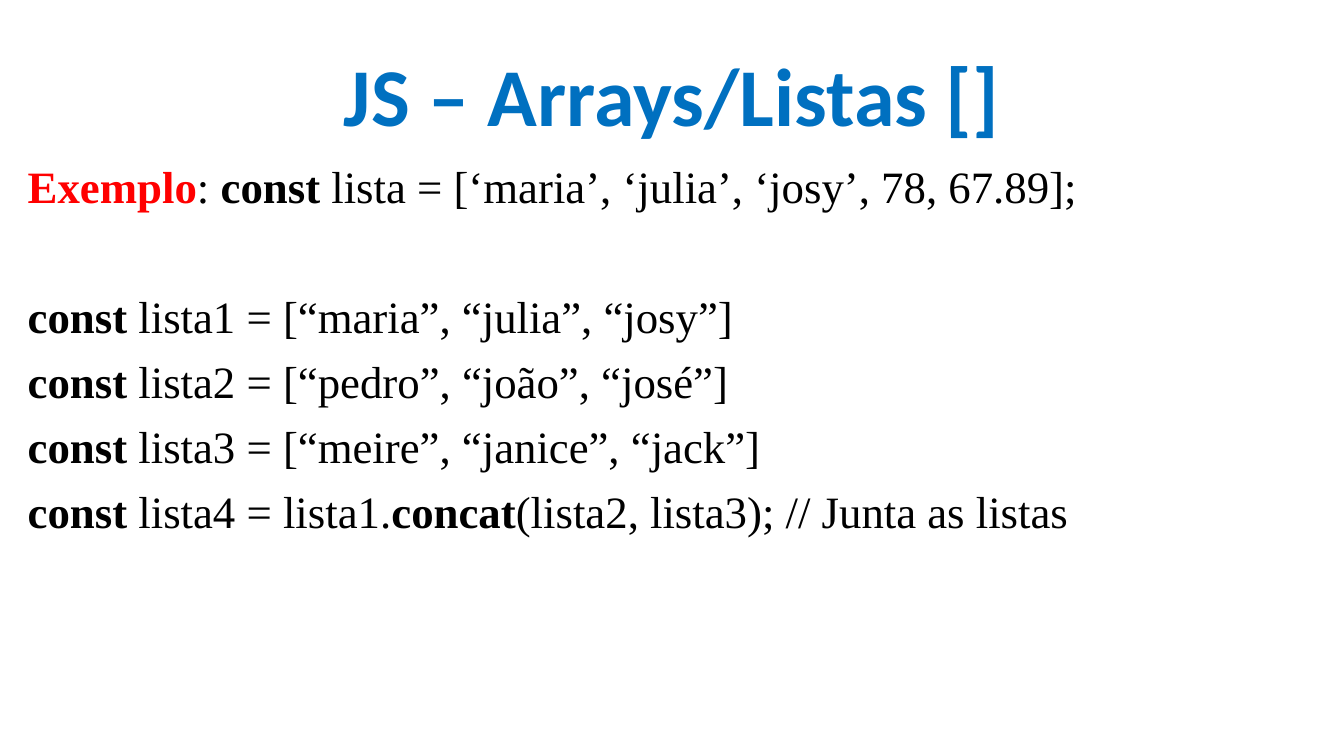
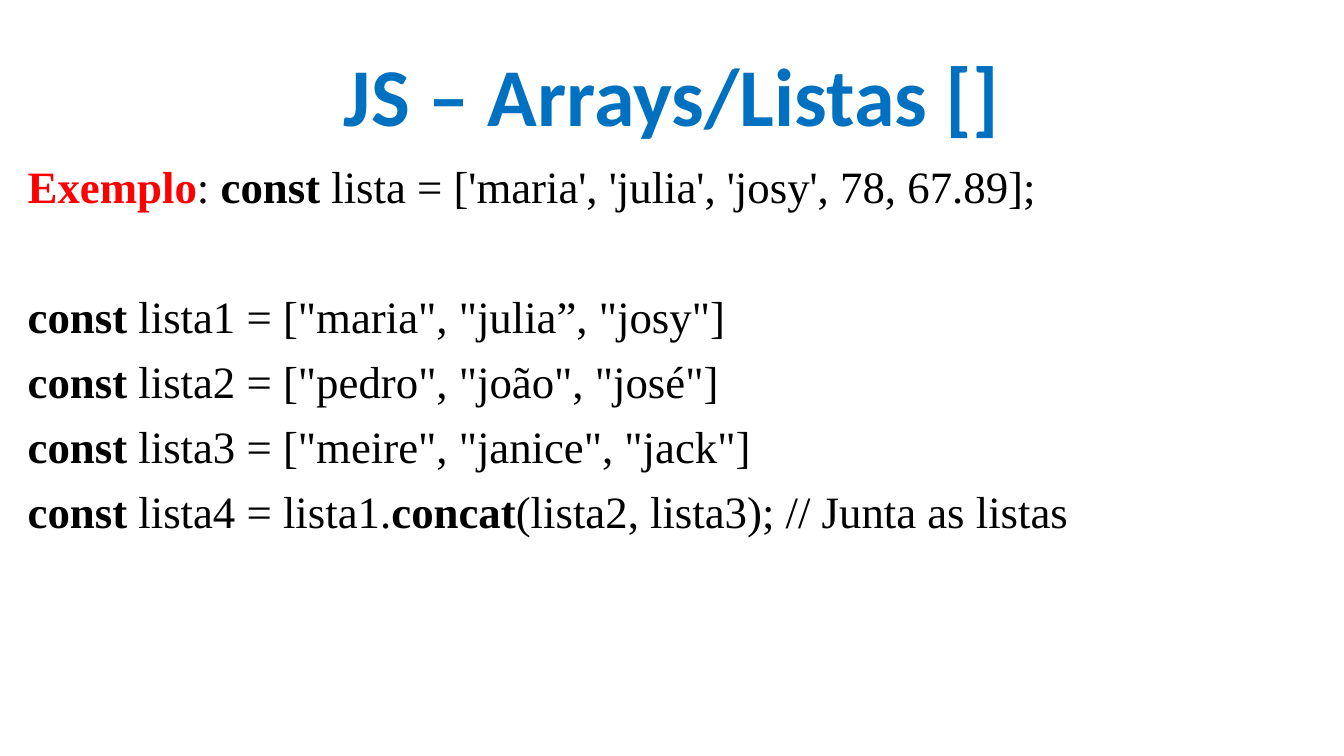
Before and after one commit to CloudEducationBrazil/WydenDesenvolvimentoWebPHP, a slide deck: slide 13 of 01 Classes/Aula 09 Desenvolvimento Web PHP - JS.pptx. Drawn at 1344x756 pixels with LibreOffice and Linux fonts; fonts in the diff are those of the drawing; background and template pictures are left out. Boxes give left, top, right and bottom in pixels: in the first picture for what was removed or moved away, otherwise in the second. Text is boxed around its words. In the diff, an @@ line names an element or a change of style, - is before the commit and + after.

```diff
--- a/01 Classes/Aula 09 Desenvolvimento Web PHP - JS.pptx
+++ b/01 Classes/Aula 09 Desenvolvimento Web PHP - JS.pptx
@@ text at (28, 172, 1035, 473): text changed @@
-Exemplo: const lista = [‘maria’, ‘julia’, ‘josy’, 78, 67.89];
-const lista1 = [“maria”, “julia”, “josy”]
-const lista2 = [“pedro”, “joão”, “josé”]
-const lista3 = [“meire”, “janice”, “jack”]
+Exemplo: const lista = ['maria', 'julia', 'josy', 78, 67.89];
+const lista1 = ["maria", "julia”, "josy"]
+const lista2 = ["pedro", "joão", "josé"]
+const lista3 = ["meire", "janice", "jack"]
```
Also in this commit, not shown: 16 other slides changed, 4 other files.
